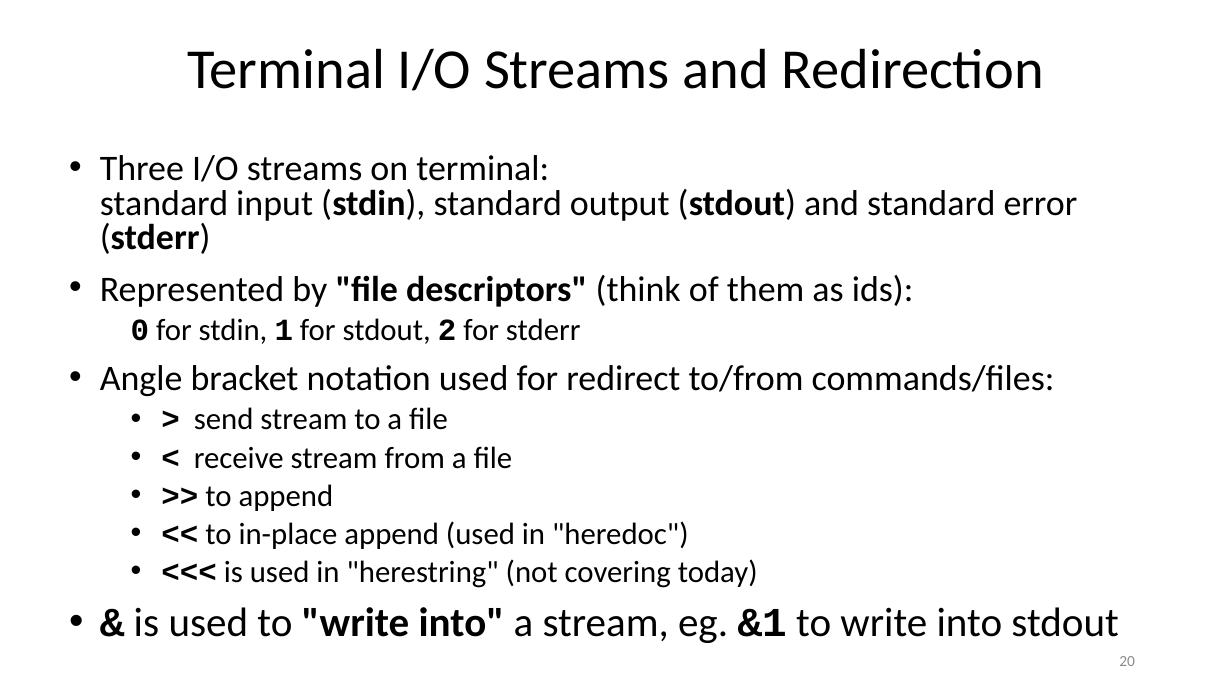
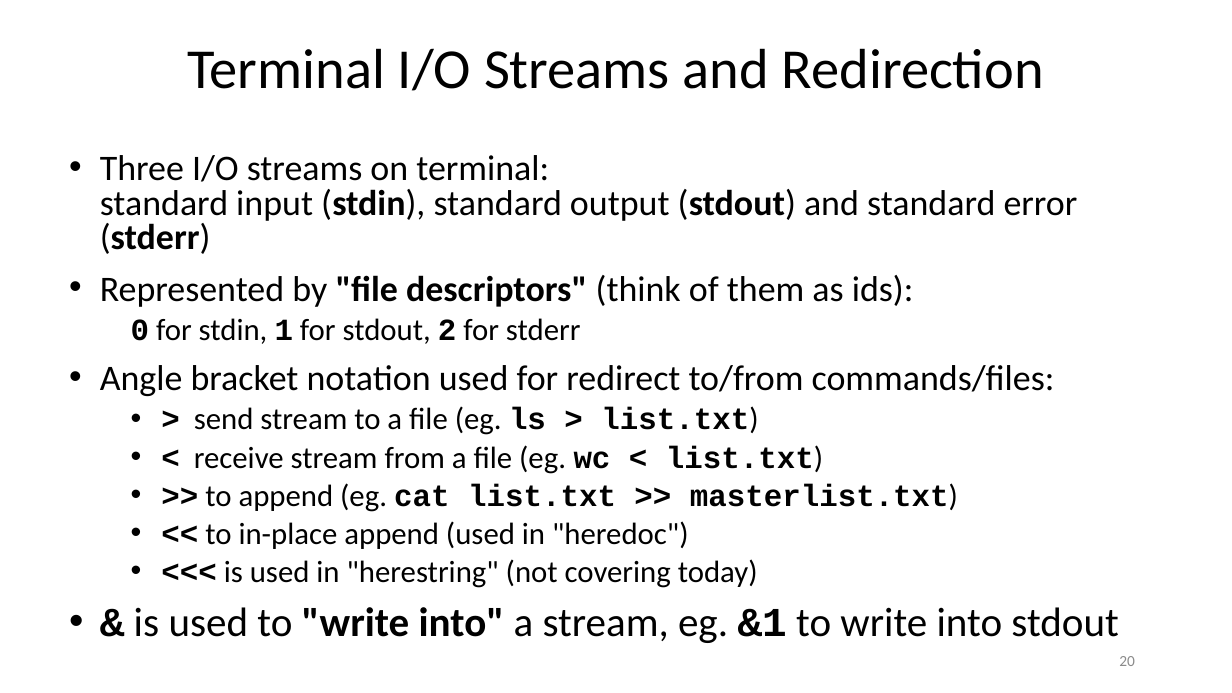
Before and after one commit to ketancmaheshwari/lisa19, a slide deck: slide 20 of lpt_LISA.pptx. Drawn at 1232x693 pixels with LibreOffice and Linux fonts; fonts in the diff are those of the drawing. Boxes give left, top, right and bottom in pixels: in the first picture for what was removed or moved away, otherwise in the second. Text is boxed around its words. In the diff, an @@ line names an element or a change of style, - is before the commit and + after.

Commit message:
added examples on streams and a minor change

```diff
--- a/lpt_LISA.pptx
+++ b/lpt_LISA.pptx
@@ text at (194,406,958,512): text changed @@
-  • > send stream to a file
-  • < receive stream from a file
-  • >> to append
+  • > send stream to a file (eg. ls > list.txt)
+  • < receive stream from a file (eg. wc < list.txt)
+  • >> to append (eg. cat list.txt >> masterlist.txt)
```
Also in this commit, not shown: 4 other slides changed, 1 other file.
